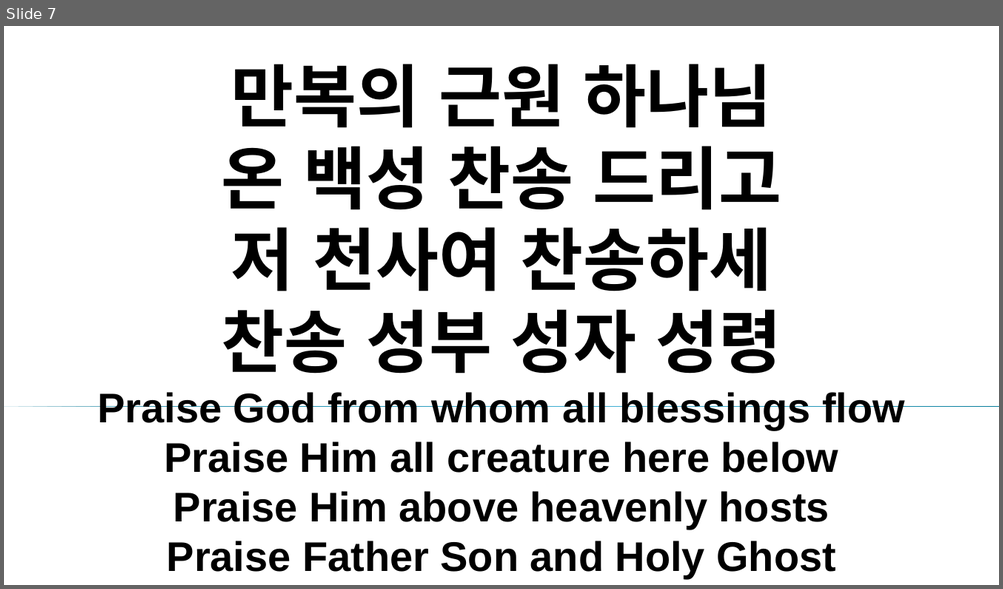
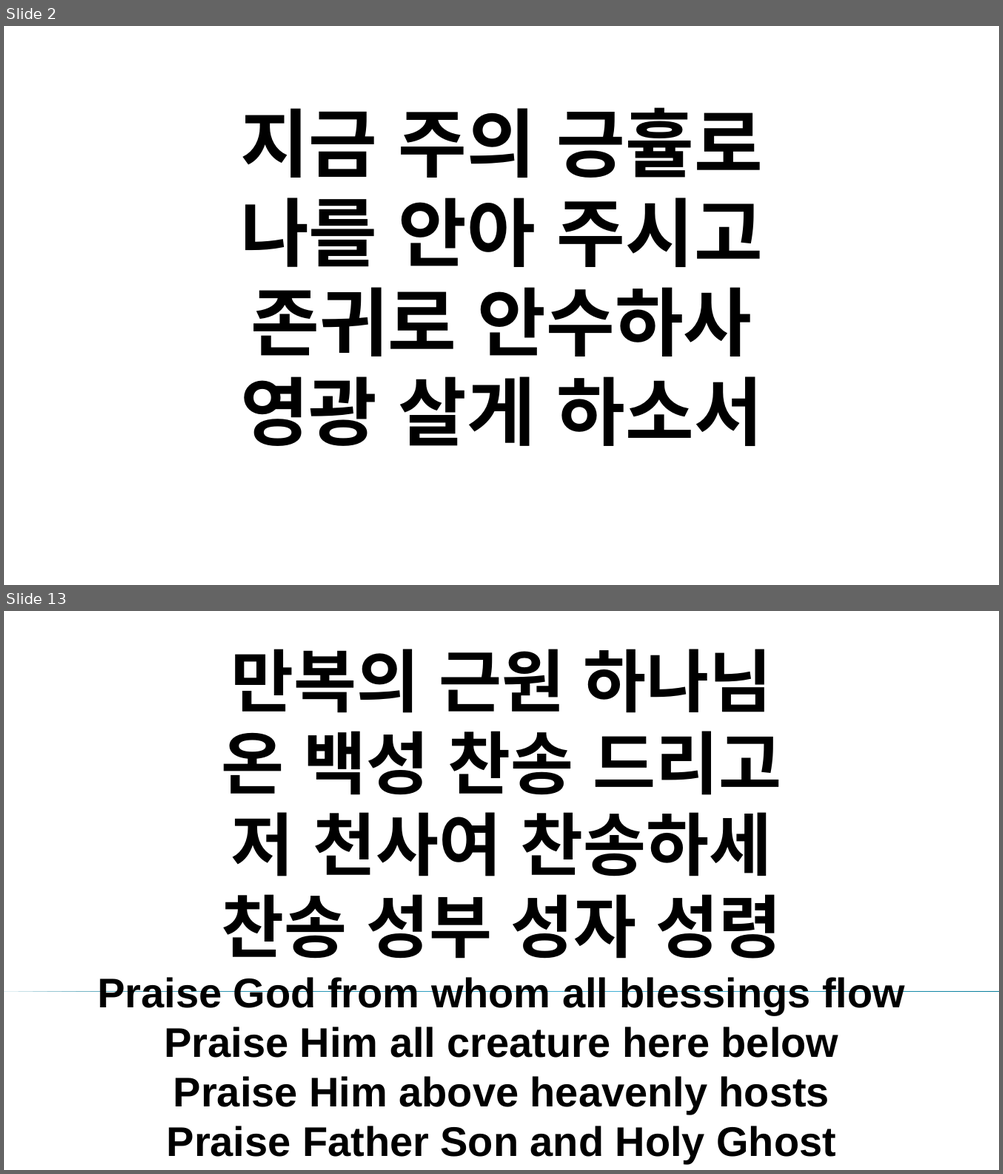
Before and after one commit to kagented/automate, a slide deck: ppt/merged.pptx. Shown one above the other, each under a label of ours: slide 7 before the commit, slides 2 and 13 after it; the slides between them are not shown. The pictures are 1003x589 and 1003x1174 pixels, drawn with LibreOffice and Linux fonts; fonts in the diff are those of the drawing; background and template pictures are left out. Boxes give left, top, right and bottom in pixels: in the first picture for what was removed or moved away, otherwise in the second. Text is boxed around its words. In the diff, an @@ line names an element or a change of style, - is before the commit and + after.

```diff
--- a/ppt/merged.pptx
+++ b/ppt/merged.pptx
@@ slide 2 added at <box>4,26,999,585</box>, background picture (left out) @@
@@ title added at <box>240,107,762,446</box>, 72 pt, text #000000, bold @@
+지금 주의 긍휼로
+나를 안아 주시고
+존귀로 안수하사
+영광 살게 하소서
@@ what was slide 7 is now slide 13 @@
```
Also in this commit, not shown: 1 slide changed, 10 other slides added, 48 slides removed, 7 other files.
